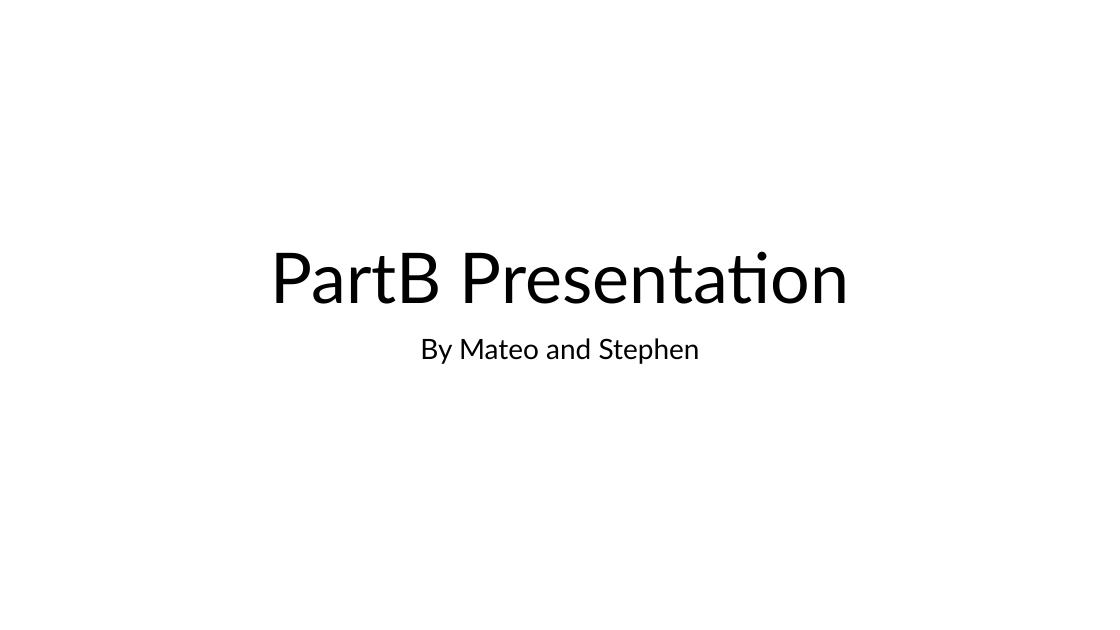
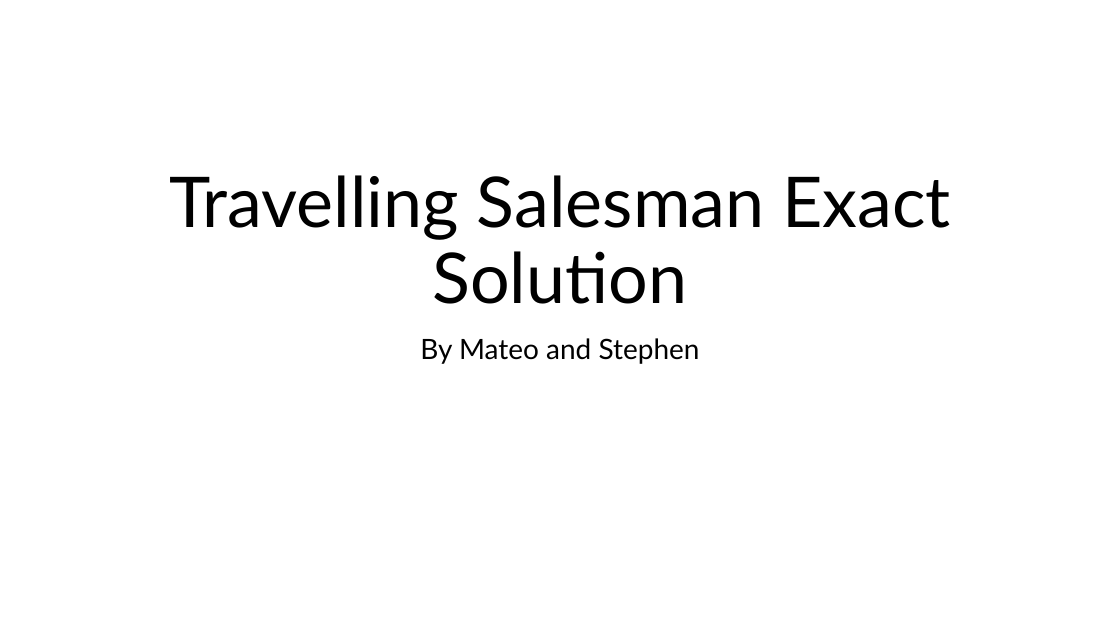
Before and after one commit to MateoSaavedra/cs412_Proj, a slide deck: slide 1 of presentations/PartB.PPTX. Drawn at 1120x630 pixels with LibreOffice and Linux fonts; fonts in the diff are those of the drawing. Boxes give left, top, right and bottom in pixels: in the first picture for what was removed or moved away, otherwise in the second. Text is boxed around its words. In the diff, an @@ line names an element or a change of style, - is before the commit and + after.

Commit message:
stuff

```diff
--- a/presentations/PartB.PPTX
+++ b/presentations/PartB.PPTX
@@ title at [169,175,951,304]: text changed @@
-PartB Presentation
+Travelling Salesman Exact Solution
```
Also in this commit, not shown: 1 slide added.
